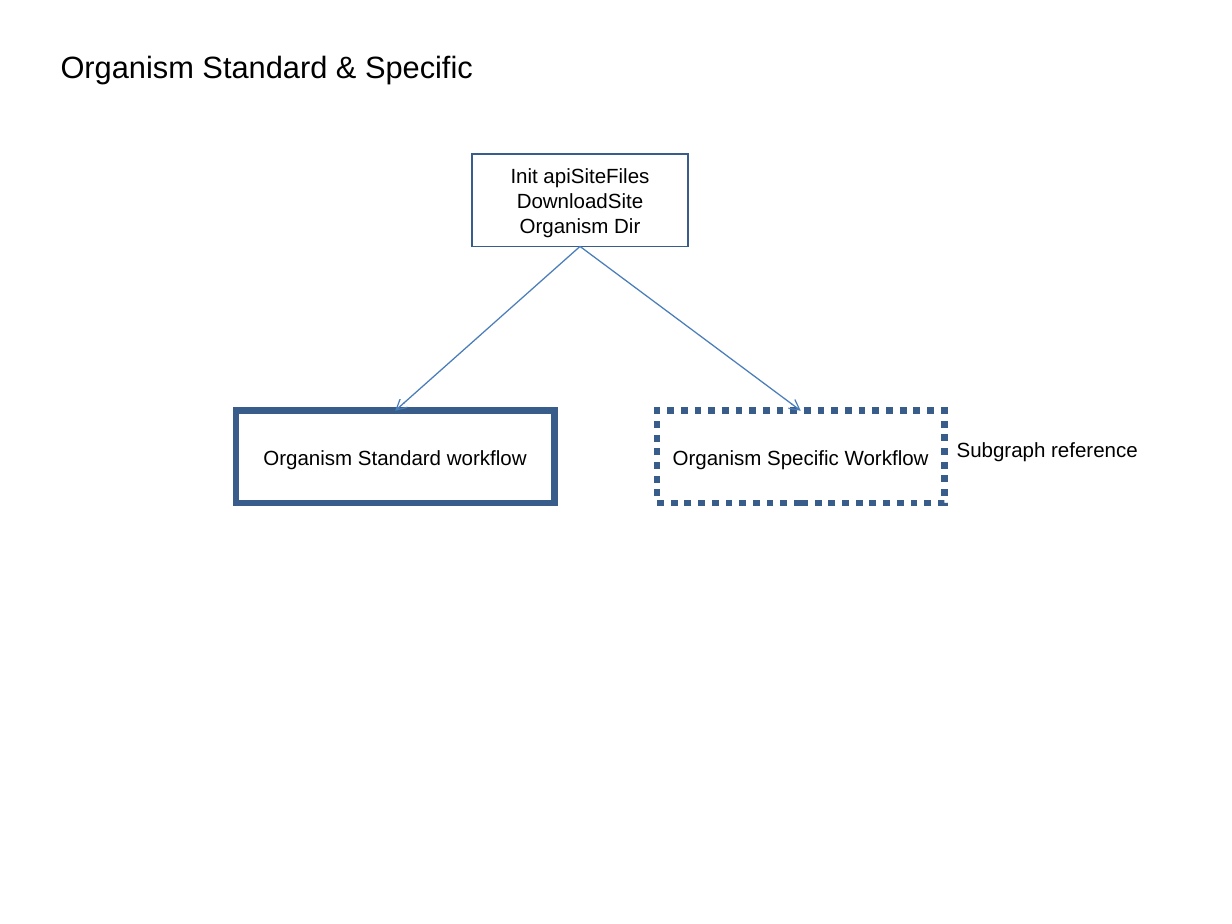
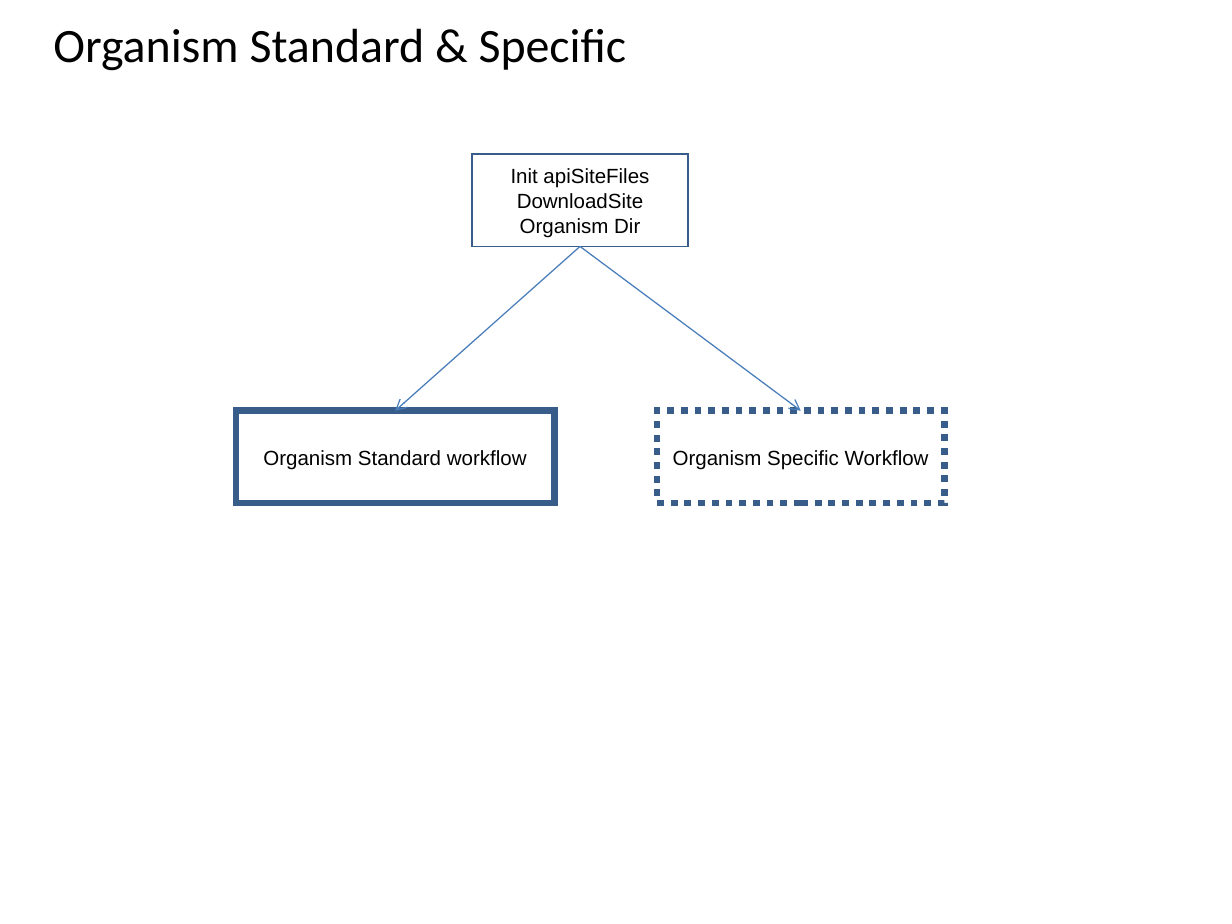
Before and after one commit to VEuPathDB/ApiCommonWorkflow, a slide deck: slide 6 of Main/doc/IntegratedWorkflow.ppt (slide 5 before the commit). Drawn at 1232x924 pixels with LibreOffice and Linux fonts; fonts in the diff are those of the drawing. Boxes give left, top, right and bottom in pixels: in the first picture for what was removed or moved away, otherwise in the second. Text is boxed around its words. In the diff, an @@ line names an element or a change of style, - is before the commit and + after.

```diff
--- a/Main/doc/IntegratedWorkflow.ppt
+++ b/Main/doc/IntegratedWorkflow.ppt
@@ title "Organism Standard & Specific": place and size @@
-title "Organism Standard & Specific" at bbox=[61, 55, 473, 83]
+title "Organism Standard & Specific" at bbox=[53, 28, 627, 71]
@@ title "Organism Standard & Specific" at bbox=[53, 28, 627, 71]: size 18 to 28 pt, font Arial to Calibri; vertical alignment top to middle @@
@@ text removed at bbox=[957, 442, 1138, 462] @@
-Subgraph reference
```
Also in this commit, not shown: 29 other slides changed, 1 slide added.
